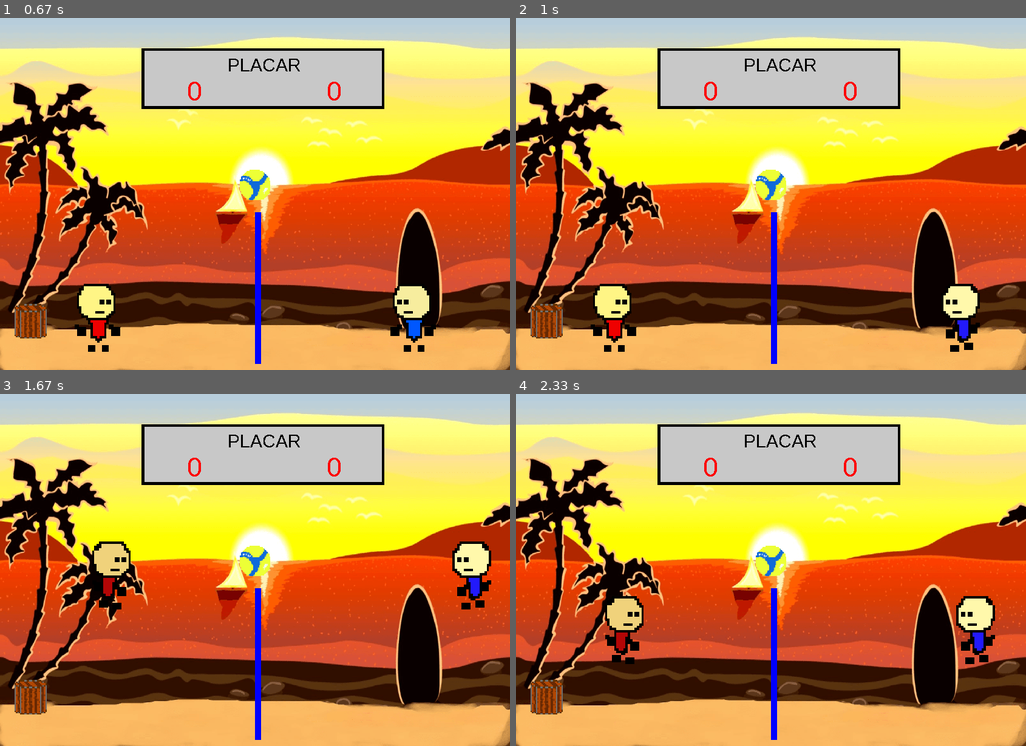
Above: before the commit, frames 1-4 (two rows, left to right).
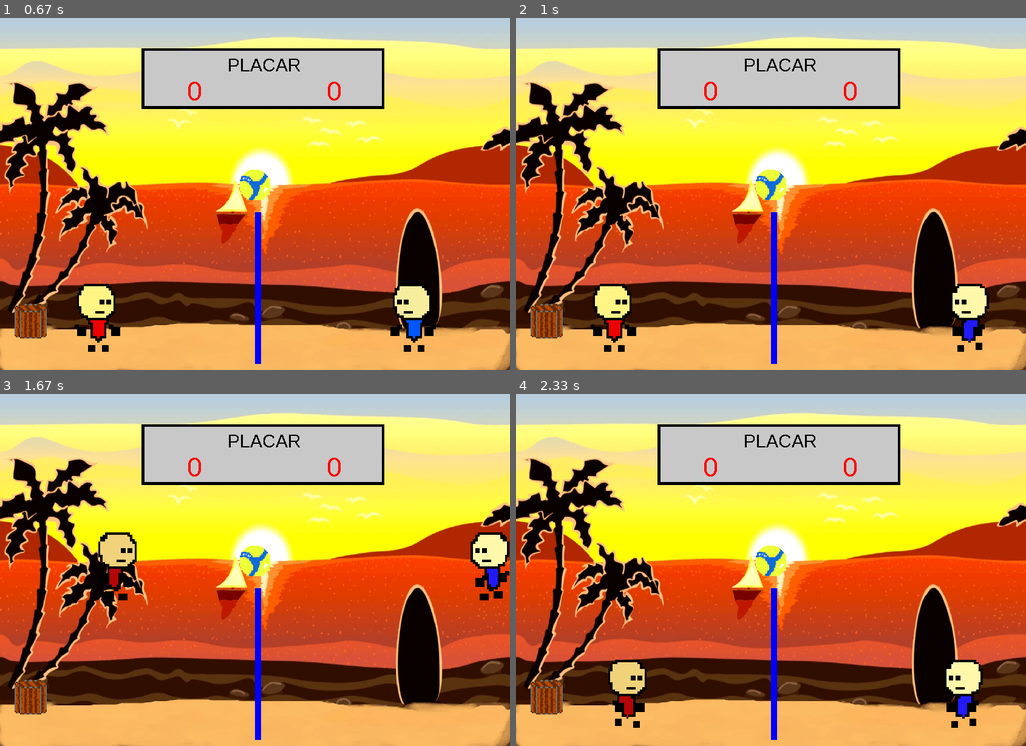
Above: after the commit, the same moments.

Repository: luiskeyd/volei-pygame
Game: pygame game, started from jogo.py
Two runs of this game, one before a commit and one after it. Both use one fixed random seed, a clock stepped at 60 frames per second and the inputs below.
Inputs:
- Up to frame 1 (0.67 s): tap Space at 0.33 s
- Up to frame 2 (1 s): hold Right from 0.67 s (still down)
- Up to frame 3 (1.67 s): release Right at 1.13 s; hold Up 1.17-1.47 s; hold W 1.17-1.47 s; hold Right from 1.5 s (still down); hold D from 1.5 s (still down)
- Up to frame 4 (2.33 s): release Right at 1.97 s; release D at 1.97 s; hold Left from 2 s (still down); hold A from 2 s (still down)

Frame 1 is identical in both runs. In frame 2, 0.8% of the frame differs, in the area x 83-93%, y 75-95%; in frame 3, 2.4%; in frame 4, 3.9%, in the area x 17-94%, y 57-95%.

Commit message:
fiz nada

Diff:
--- a/constantes.py
+++ b/constantes.py
@@ -25,7 +25,7 @@
 PULANDO = False
 
 #frames
-FPS = 30
+FPS = 40
 
 #posiçao dos jogadores
 X_JOGADOR1 = 100
--- a/jogo.py
+++ b/jogo.py
@@ -147,8 +147,6 @@
     def mostrar_tela_final(self):
         pass
 
-
-
 volei = Jogo()
 volei.mostrar_tela_inicial()
 
